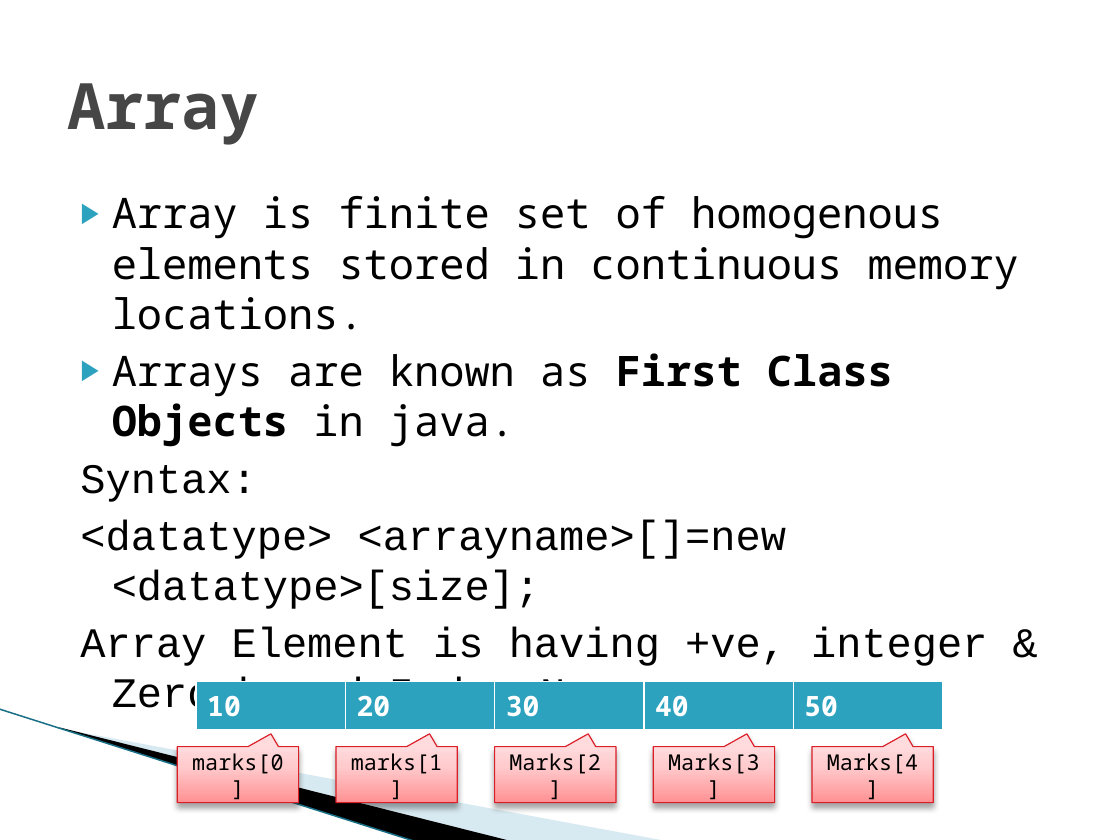
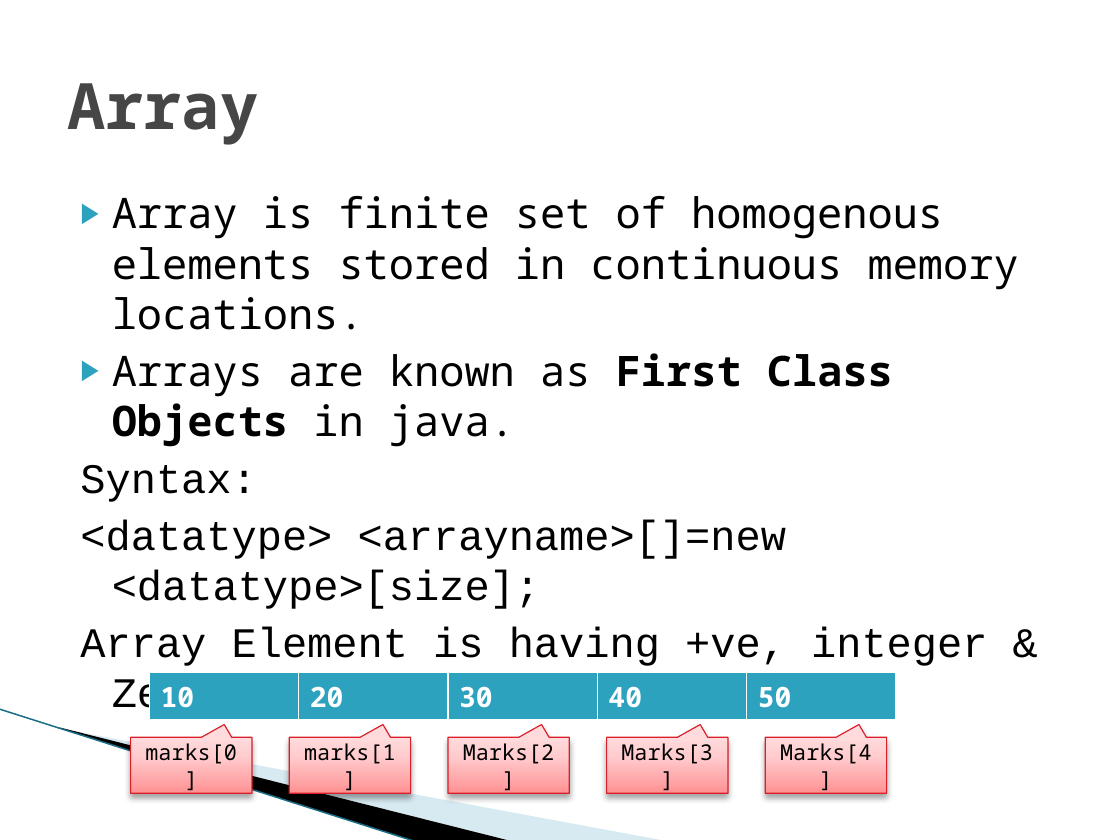
Before and after one commit to ankushvankore/SA2403014, a slide deck: slide 28 of Session_2_Java Basics.pptx. Drawn at 1120x840 pixels with LibreOffice and Linux fonts; fonts in the diff are those of the drawing; background and template pictures are left out. Boxes give left, top, right and bottom in pixels: in the first picture for what was removed or moved away, otherwise in the second. Text is boxed around its words. In the diff, an @@ line names an element or a change of style, - is before the commit and + after.

```diff
--- a/Session_2_Java Basics.pptx
+++ b/Session_2_Java Basics.pptx
@@ 5 speech boxes, 1 table: place and size @@
-5 speech boxes, 1 table at bbox=[177, 681, 941, 803]
+5 speech boxes, 1 table at bbox=[131, 672, 894, 793]
```
Also in this commit, not shown: 2 other slides changed, 21 other files.
